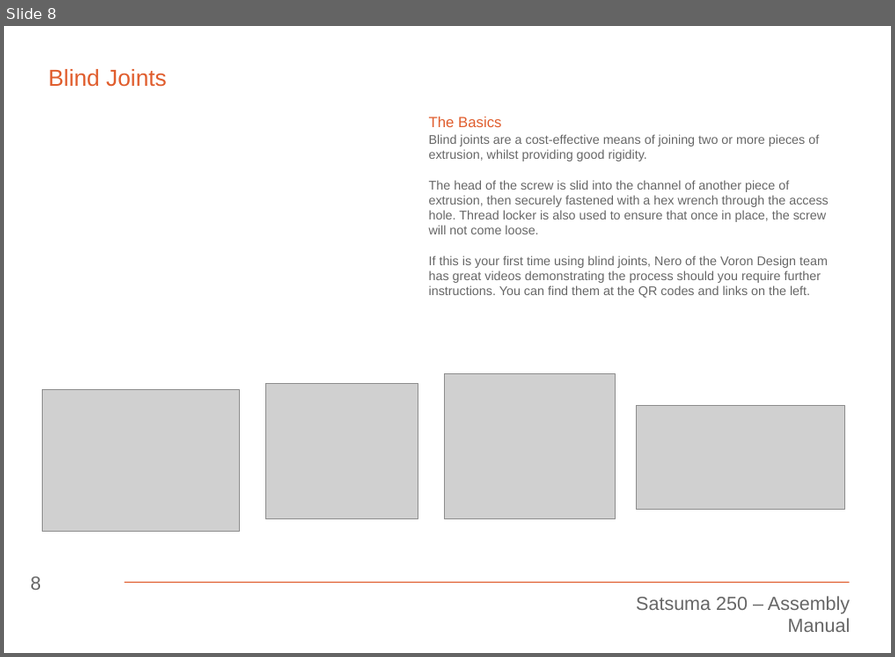
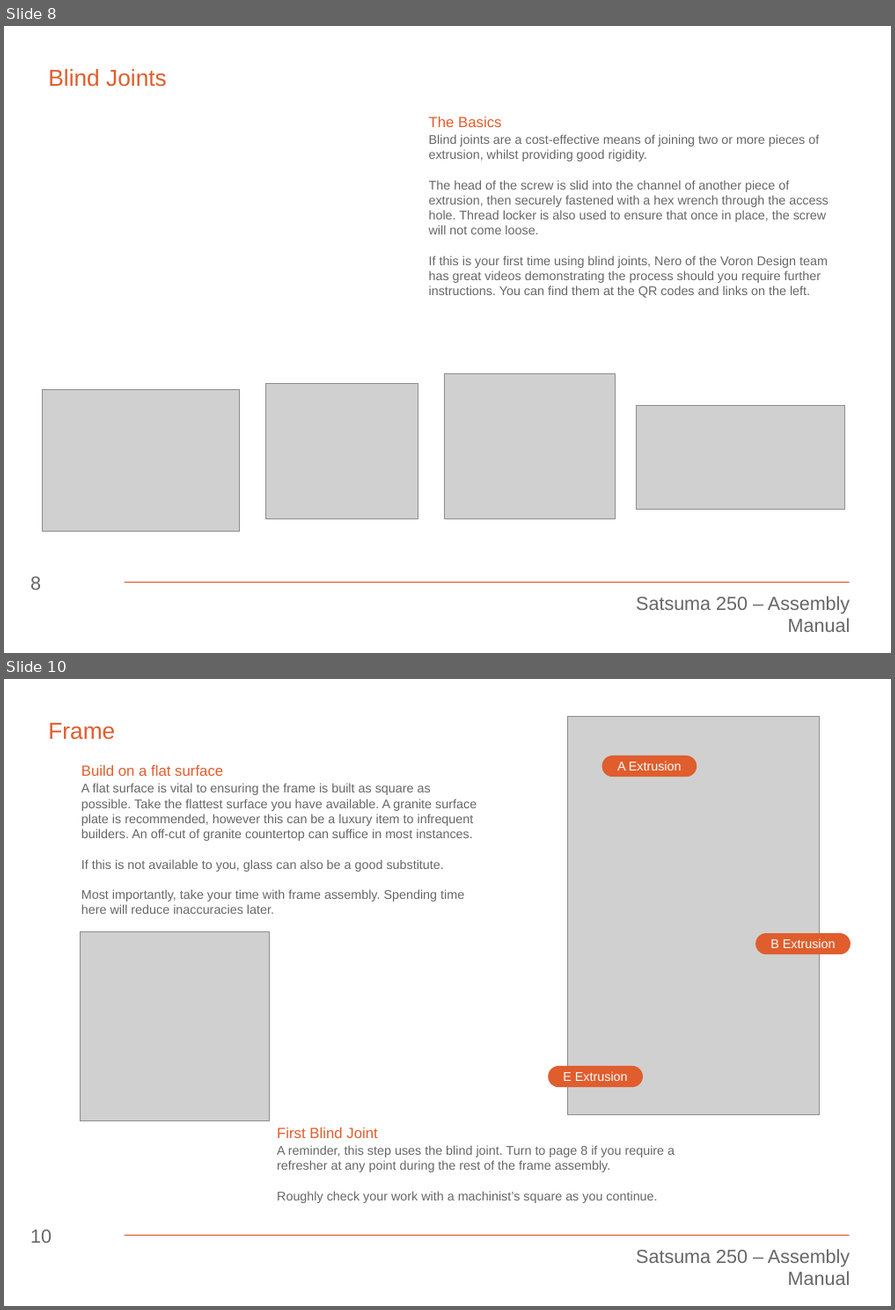
Before and after one commit to Satsuma3D/Satsuma-250, a slide deck: Manual/Assembly Manual.odp. Shown one above the other, each under a label of ours: slide 8 before the commit, slides 8 and 10 after it; the slides between them are not shown. The pictures are 895x657 and 895x1310 pixels, drawn with LibreOffice and Linux fonts; fonts in the diff are those of the drawing; grey boxes stand for pictures. Boxes give left, top, right and bottom in pixels: in the first picture for what was removed or moved away, otherwise in the second. Text is boxed around its words. In the diff, an @@ line names an element or a change of style, - is before the commit and + after.

Commit message:
First blind joint

```diff
--- a/Manual/Assembly Manual.odp
+++ b/Manual/Assembly Manual.odp
@@ slide 10 added at (4,679,891,1306), background #FFFFFF; not listed: 2 template elements that a slide beside it also shows @@
@@ title added at (48,723,115,740), 22 pt, text #E05D2D @@
+Frame
@@ picture added at (568,717,820,1115) @@
@@ rounded rectangle added at (602,756,697,777), fill #E05D2D, 12 pt, text #FFFFFF @@
+A Extrusion
@@ text added at (81,765,223,776), 14 pt, text #E05D2D @@
+Build on a flat surface
@@ text added at (81,783,477,914), 12 pt, text #666666 @@
+A flat surface is vital to ensuring the frame is built as square as possible. Take the flattest surface you have available. A granite surface plate is recommended, however this can be a luxury item to infrequent builders. An off-cut of granite countertop can suffice in most instances.
+If this is not available to you, glass can also be a good substitute.
+Most importantly, take your time with frame assembly. Spending time here will reduce inaccuracies later.
@@ picture added at (80,932,270,1122) @@
@@ rounded rectangle added at (756,933,851,954), fill #E05D2D, 12 pt, text #FFFFFF @@
+B Extrusion
@@ rounded rectangle added at (548,1066,643,1087), fill #E05D2D, 12 pt, text #FFFFFF @@
+E Extrusion
@@ text added at (277,1128,377,1138), 14 pt, text #E05D2D @@
+First Blind Joint
@@ text added at (277,1145,675,1203), 12 pt, text #666666 @@
+A reminder, this step uses the blind joint. Turn to page 8 if you require a refresher at any point during the rest of the frame assembly.
+Roughly check your work with a machinist’s square as you continue.
@@ page number added at (30,1230,52,1243), 18 pt, text #666666 @@
+10
```
Also in this commit, not shown: 2 slides changed, 1 other file.
